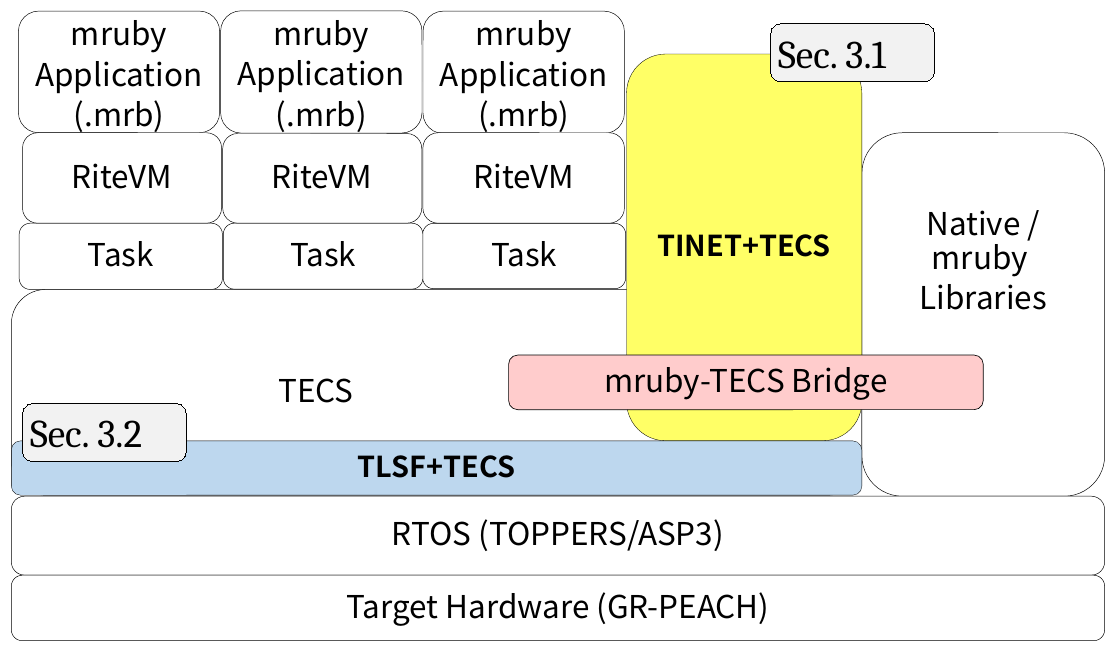
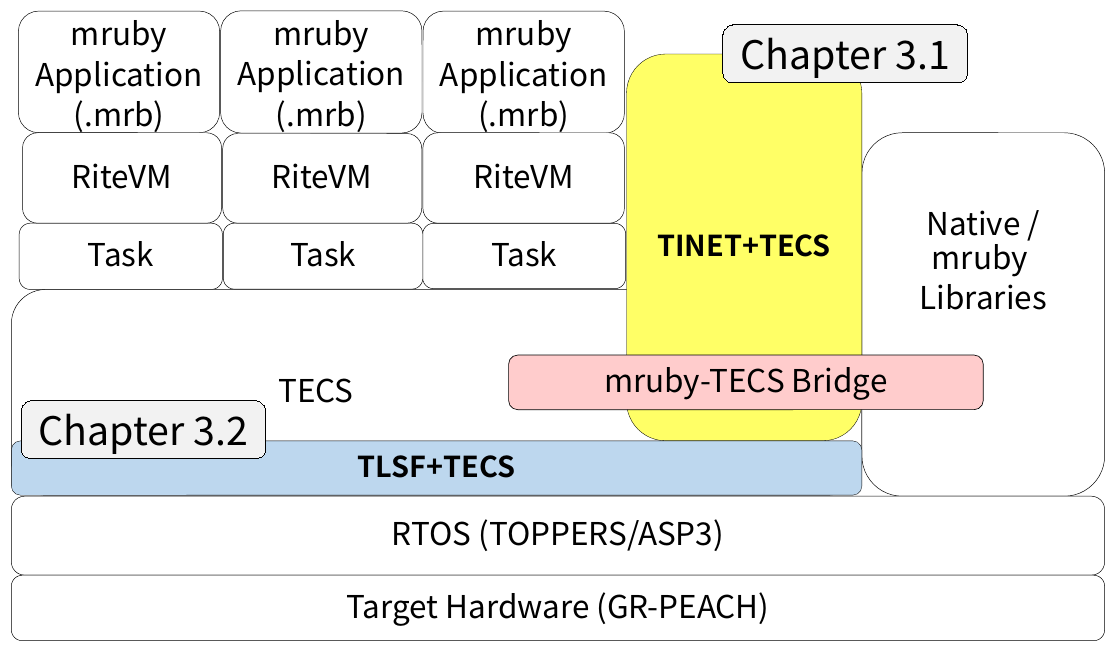
Before and after one commit to robotan0921/paper, a slide deck: slide 1 of master/figure/SystemModel.pptx. Drawn at 1120x650 pixels with LibreOffice and Linux fonts; fonts in the diff are those of the drawing. Boxes give left, top, right and bottom in pixels: in the first picture for what was removed or moved away, otherwise in the second. Text is boxed around its words. In the diff, an @@ line names an element or a change of style, - is before the commit and + after.

```diff
--- a/master/figure/SystemModel.pptx
+++ b/master/figure/SystemModel.pptx
@@ rounded rectangle "Chapter 3.1": place and size @@
-rounded rectangle "Chapter 3.1" at <box>771,24,935,82</box>
+rounded rectangle "Chapter 3.1" at <box>723,25,968,83</box>
@@ rounded rectangle "Chapter 3.1" at <box>723,25,968,83</box>: vertical alignment top to middle @@
@@ text in rounded rectangle at <box>740,37,950,78</box>: text changed; font Cambria to Noto Sans CJK JP @@
-Sec. 3.1
+Chapter 3.1
@@ rounded rectangle "Chapter 3.2" at <box>21,401,266,459</box>: vertical alignment top to middle @@
@@ rounded rectangle "Chapter 3.2": place and size @@
-rounded rectangle "Chapter 3.2" at <box>23,404,186,462</box>
+rounded rectangle "Chapter 3.2" at <box>21,401,266,459</box>
@@ text in rounded rectangle at <box>39,413,249,454</box>: text changed; font Cambria to Noto Sans CJK JP @@
-Sec. 3.2
+Chapter 3.2
```
Also in this commit, not shown: 2 other files.
